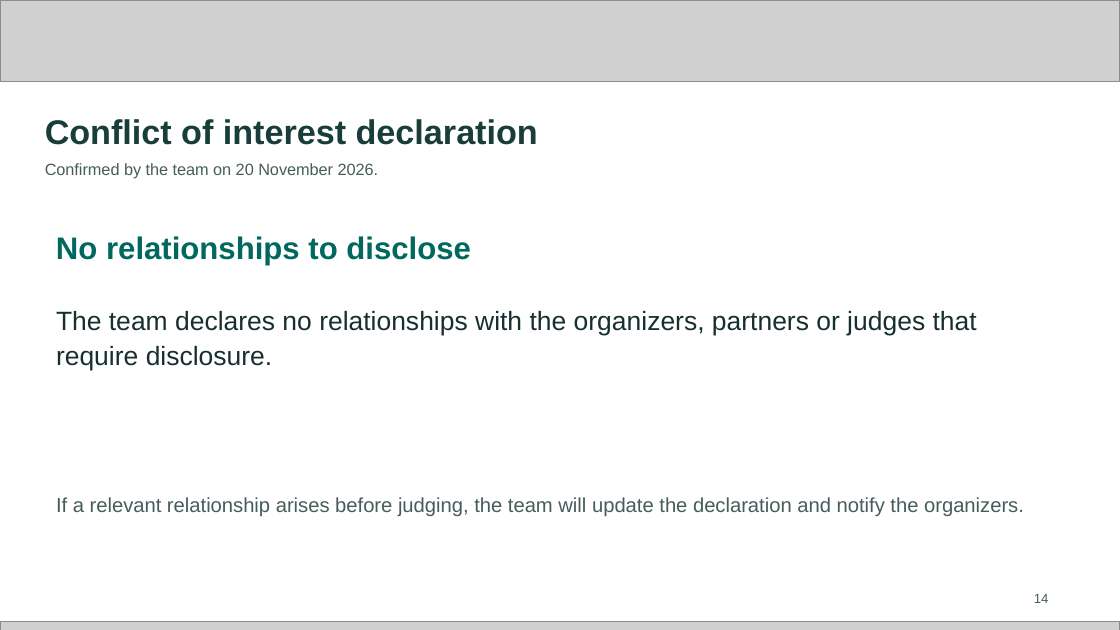
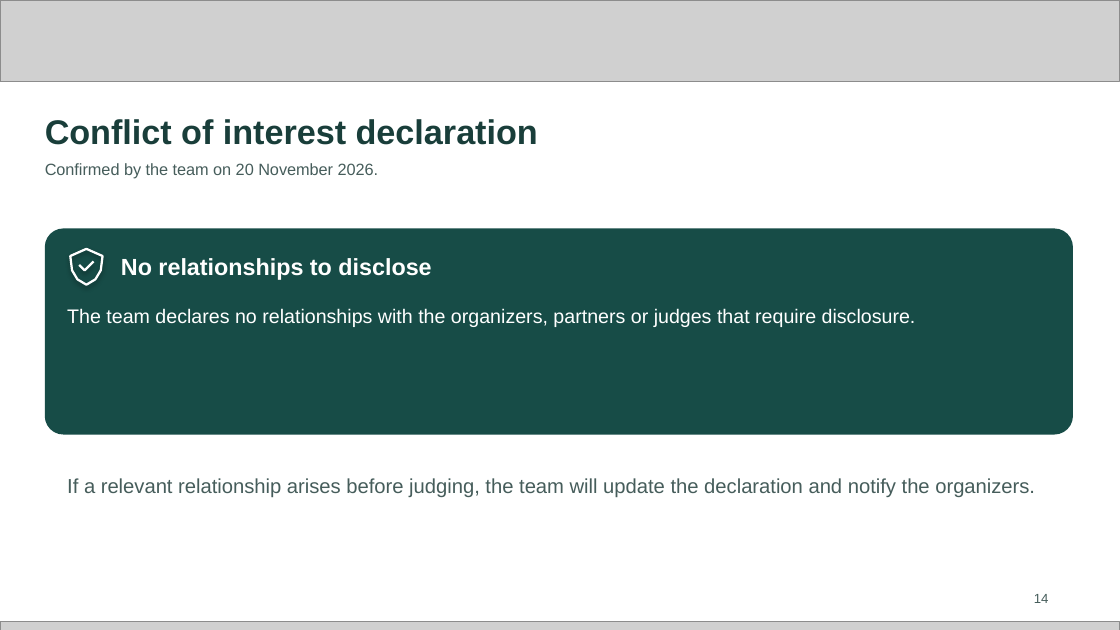
Before and after one commit to sammydamz/exaclim, a slide deck: slide 14 of downloads/submission/Exaclim_Future_Health_Submission.pptx. Drawn at 1120x630 pixels with LibreOffice and Linux fonts; fonts in the diff are those of the drawing; grey boxes stand for pictures. Boxes give left, top, right and bottom in pixels: in the first picture for what was removed or moved away, otherwise in the second. Text is boxed around its words. In the diff, an @@ line names an element or a change of style, - is before the commit and + after.

```diff
--- a/downloads/submission/Exaclim_Future_Health_Submission.pptx
+++ b/downloads/submission/Exaclim_Future_Health_Submission.pptx
@@ rounded rectangle added at [45, 228, 1073, 435], fill #174C47 @@
@@ freeform shape added at [71, 249, 103, 284], outline #FFFFFF 1.45 pt @@
@@ freeform shape added at [80, 261, 94, 270], outline #FFFFFF 1.45 pt @@
@@ text "No relationships to disclose": place and size @@
-text "No relationships to disclose" at [56, 236, 471, 265]
+text "No relationships to disclose" at [121, 258, 431, 280]
@@ text "No relationships to disclose" at [121, 258, 431, 280]: size 20 to 15 pt, text colour #00685E to #FFFFFF @@
@@ text "The team declares no relationships ...": place and size @@
-text "The team declares no relationships ..." at [56, 311, 977, 371]
+text "The team declares no relationships ..." at [67, 308, 916, 327]
@@ text "The team declares no relationships ..." at [67, 308, 916, 327]: size 17 to 12.6 pt, text colour #182F30 to #FFFFFF @@
@@ text "If a relevant relationship arises ...": place and size @@
-text "If a relevant relationship arises ..." at [56, 497, 1024, 516]
+text "If a relevant relationship arises ..." at [67, 478, 1035, 497]
```
Also in this commit, not shown: 3 other slides changed, 2 other files.
